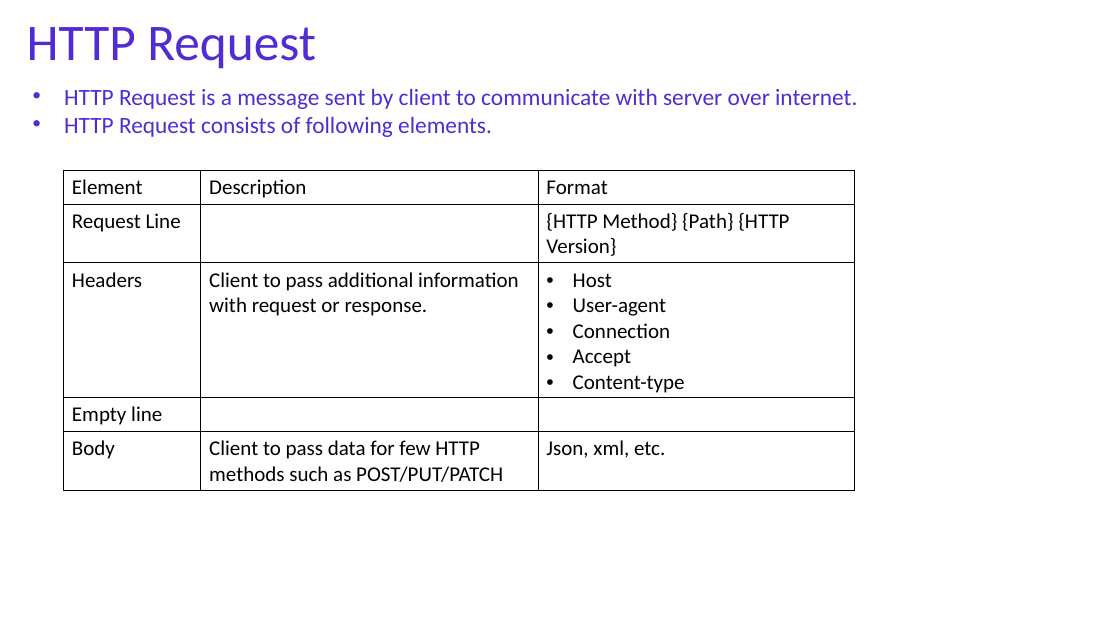
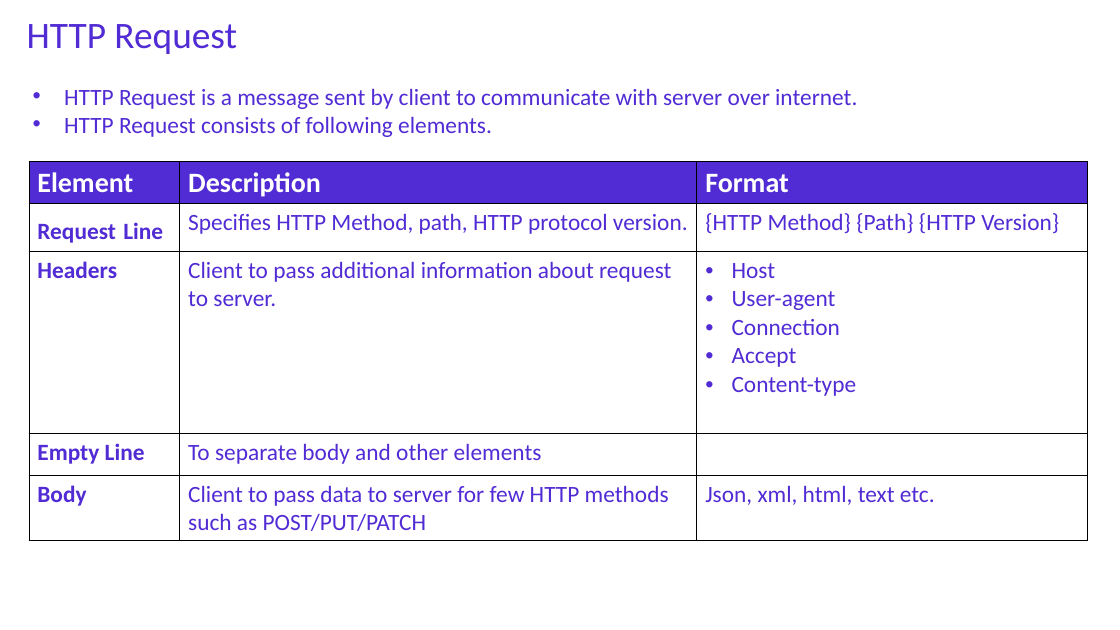
Before and after one commit to NaveenChittimalla/C-Sharp-Fundamentals, a slide deck: slide 35 of docs/C Sharp Programming Language - Fundaments.pptx. Drawn at 1120x630 pixels with LibreOffice and Linux fonts; fonts in the diff are those of the drawing. Boxes give left, top, right and bottom in pixels: in the first picture for what was removed or moved away, otherwise in the second. Text is boxed around its words. In the diff, an @@ line names an element or a change of style, - is before the commit and + after.

```diff
--- a/docs/C Sharp Programming Language - Fundaments.pptx
+++ b/docs/C Sharp Programming Language - Fundaments.pptx
@@ text "HTTP Request" at <box>27,24,237,54</box>: size 44 to 32 pt @@
@@ table at <box>29,162,1090,540</box> @@
-row 2, column 2: 
+row 2, column 2: Specifies HTTP Method, path, HTTP protocol version.
-row 3, column 2: Client to pass additional information with request or response.
+row 3, column 2: Client to pass additional information about request to server.
-row 4, column 1: Empty line
+row 4, column 1: Empty Line
-row 4, column 2: 
+row 4, column 2: To separate body and other elements
-row 5, column 2: Client to pass data for few HTTP methods such as POST/PUT/PATCH
+row 5, column 2: Client to pass data to server for few HTTP methods such as POST/PUT/PATCH
-row 5, column 3: Json, xml, etc.
+row 5, column 3: Json, xml, html, text etc.
@@ fill none to #512BD4 in row 1 @@
@@ size 18 to 24 pt, text colour #000000 to #FFFFFF in "Element", "Description", "Format" @@
@@ bold on in "Element", "Description", "Format", "Request Line" and 2 more places @@
@@ size 18 to 20 pt, text colour #000000 to #512BD4 in "Request Line", "{HTTP Method} {Path} {HTTP Version}", "Headers", "Host" and 5 more places @@
@@ table: place and size @@
-table at <box>64,171,855,491</box>
+table at <box>29,162,1090,540</box>
```
Also in this commit, not shown: 6 other slides changed, 4 slides added, 1 other file.
